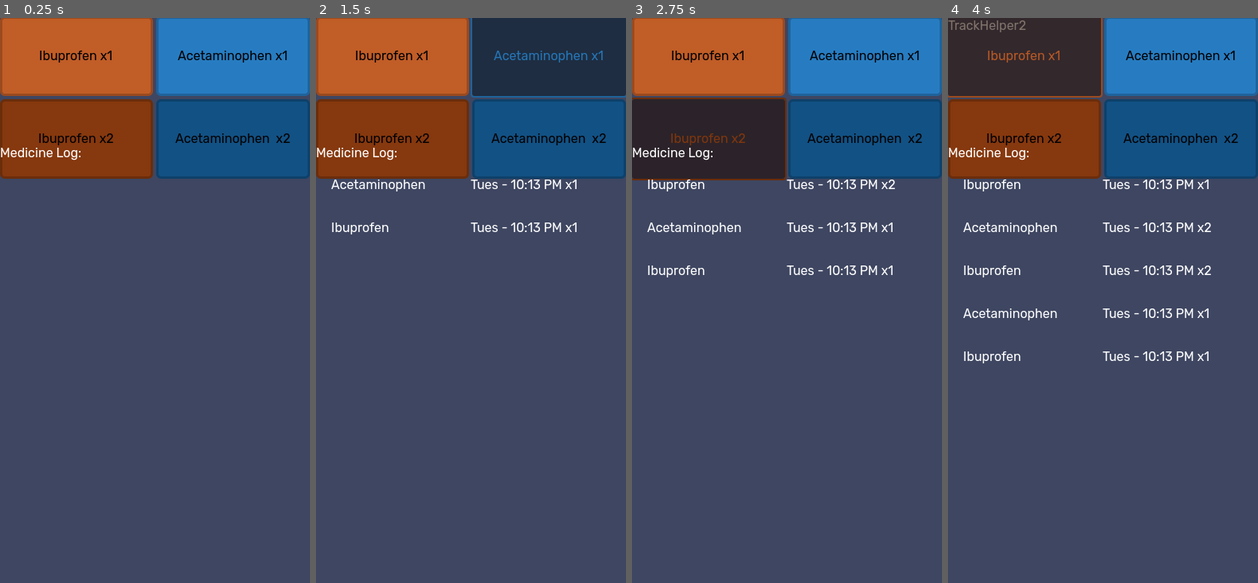
Above: before the commit, frames 1-4 (left to right).
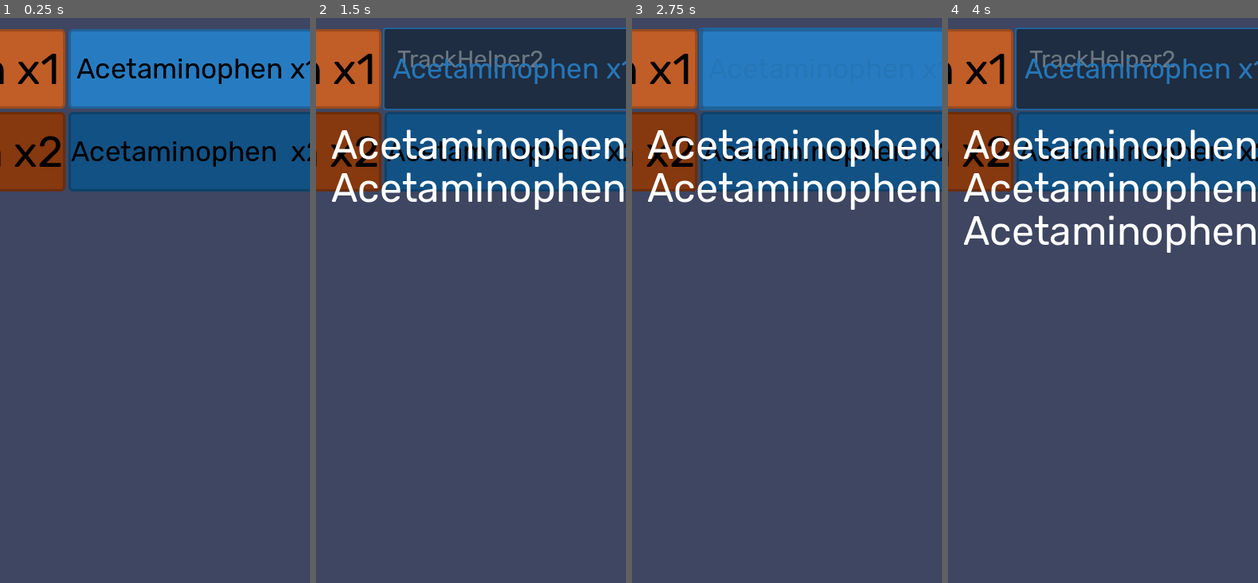
Above: after the commit, the same moments.

Repository: KTGoldwolf/TrackHelper
Game: Godot game, scene res://UnifiedLog.tscn
Two runs of this game, one before a commit and one after it. Both use one fixed random seed, a clock stepped at 60 frames per second and the inputs below.
Inputs (mouse positions are in pixels of both pictures, inside the frame that each line leads up to):
- Up to frame 1 (0.25 s): no input
- Up to frame 2 (1.5 s): click (393, 57) at 0.5 s, where only the run before the commit has a clickable "Ibuprofen x1"; click "Acetaminophen x1" at 1.25 s
- Up to frame 3 (2.75 s): click (709, 136) at 2 s, where only the run before the commit has a clickable "Ibuprofen x2"
- Up to frame 4 (4 s): click "Acetaminophen x2" at 2.75 s; click (1025, 57) at 3.5 s, where only the run before the commit has a clickable "Ibuprofen x1"

The runs differ from the first frame. In frame 1, 18% of the frame differs, in the area x 0-100%, y 0-31%; in frame 2, 19%; in frame 3, 21%; in frame 4, 26%, in the area x 0-100%, y 0-62%.

Commit message:
Updated layout for a bigger font

Diff:
--- a/TimeEntry.gd
+++ b/TimeEntry.gd
@@ -1,7 +1,9 @@
 extends Control
 
-@onready var TimeDateLabel : Label = $HBoxContainer/TimeDateText
-@onready var NameLabel : Label = $HBoxContainer/NameLabel
+@onready var TimeDateLabel : Label = $HBoxContainer/LayoutController/TimeDateText
+@onready var NameLabel : Label = $HBoxContainer/LayoutController/NameLabel
+@onready var TakenLabel : Label = $HBoxContainer/LayoutController/TakenLabel
+
 var AttachedTime : Dictionary
 var Times : Dictionary
 var Name : String
@@ -18,6 +20,7 @@
 	else:
 		TimeDateLabel.text = "Time data corrupted"
 	setNameLabel()
+	setTakenLabel()
 
 func saveToFile(file: FileAccess) -> void:
 	file.store_line(var_to_str(Name))
@@ -33,22 +36,27 @@
 	Taken = taken
 	Times = Time.get_datetime_dict_from_system()
 	TimeDateLabel.text = getFormattedDateTimeString(Time.get_datetime_dict_from_system())
+	setTakenLabel()
 
 func setupCurrentTimeWithTakenAndName(taken: int, name: String):
 	Taken = taken
 	Times = Time.get_datetime_dict_from_system()
 	Name = name
 	setNameLabel()
+	setTakenLabel()
 	TimeDateLabel.text = getFormattedDateTimeString(Time.get_datetime_dict_from_system())
 
 func setNameLabel():
 	NameLabel.text = Name
 
+func setTakenLabel():
+	TakenLabel.text = "x" + str(Taken)
+
 func setupFromDateTimeObject(dateTime: Dictionary):
 	TimeDateLabel.text = getFormattedDateTimeString(dateTime)
 
 func getFormattedDateTimeString(dateTime : Dictionary) -> String:
-	var timestring = getDay(dateTime.get("weekday")) + " - " + getAmPmHour(dateTime.get("hour")) + ":" + getMinutes(dateTime.get("minute")) + " " + getAmPm(dateTime.get("hour")) + " x" + str(Taken)
+	var timestring = getDay(dateTime.get("weekday")) + " - " + getAmPmHour(dateTime.get("hour")) + ":" + getMinutes(dateTime.get("minute")) + " " + getAmPm(dateTime.get("hour"))
 	return timestring
 
 func getAmPmHour(hour:int) -> String:
@@ -81,6 +89,6 @@
 		return "Fri"
 	if (dayNumber == 6):
 		return "Sat"
-	if (dayNumber == 7):
+	if (dayNumber == 0):
 		return "Sun"
 	return "Someday"
--- a/TimeEntry.tscn
+++ b/TimeEntry.tscn
@@ -1,65 +1,68 @@
-[gd_scene load_steps=5 format=2]
+[gd_scene load_steps=5 format=3 uid="uid://dkaf25t8n5ja1"]
 
-[ext_resource path="res://TrashIconSmall.png" type="Texture2D" id=1]
-[ext_resource path="res://TrackHelperTheme.tres" type="Theme" id=2]
-[ext_resource path="res://TimeEntry.gd" type="Script" id=3]
-[ext_resource path="res://THFontBig.tres" type="FontFile" id=4]
+[ext_resource type="Texture2D" uid="uid://jdmvj8a57qnl" path="res://TrashIconSmall.png" id="1"]
+[ext_resource type="Theme" uid="uid://l8fwm7ritkr8" path="res://TrackHelperTheme.tres" id="2"]
+[ext_resource type="Script" path="res://TimeEntry.gd" id="3"]
+[ext_resource type="FontFile" path="res://THFontBig.tres" id="4"]
 
 [node name="TimeEntry" type="Control"]
+custom_minimum_size = Vector2(0, 50)
+layout_mode = 3
+anchors_preset = 10
 anchor_right = 1.0
 offset_bottom = 50.0
 grow_horizontal = 0
 grow_vertical = 0
-custom_minimum_size = Vector2( 0, 50 )
-theme = ExtResource( 2 )
-script = ExtResource( 3 )
-__meta__ = {
-"_edit_use_anchors_": false
-}
+theme = ExtResource("2")
+script = ExtResource("3")
 
 [node name="HBoxContainer" type="Control" parent="."]
+anchors_preset = 0
 anchor_right = 1.0
 offset_bottom = 47.0
 size_flags_horizontal = 3
 size_flags_vertical = 3
 
-[node name="NameLabel" type="Label" parent="HBoxContainer"]
-offset_right = 360.0
-offset_bottom = 47.0
-grow_horizontal = 0
-grow_vertical = 0
-custom_minimum_size = Vector2( 100, 0 )
+[node name="LayoutController" type="HBoxContainer" parent="HBoxContainer"]
+layout_mode = 0
+offset_right = 40.0
+offset_bottom = 40.0
+
+[node name="NameLabel" type="Label" parent="HBoxContainer/LayoutController"]
+custom_minimum_size = Vector2(400, 0)
+layout_mode = 2
 size_flags_vertical = 1
-theme_override_fonts/font = ExtResource( 4 )
-text = "Candy"
-__meta__ = {
-"_edit_use_anchors_": false
-}
+theme_override_fonts/font = ExtResource("4")
+theme_override_font_sizes/font_size = 50
+text = "NameHere"
 
-[node name="TimeDateText" type="Label" parent="HBoxContainer"]
-anchor_left = 0.5
-anchor_right = 1.0
-offset_bottom = 47.0
-custom_minimum_size = Vector2( 100, 0 )
+[node name="TakenLabel" type="Label" parent="HBoxContainer/LayoutController"]
+custom_minimum_size = Vector2(100, 0)
+layout_mode = 2
+size_flags_vertical = 1
+theme_override_fonts/font = ExtResource("4")
+theme_override_font_sizes/font_size = 50
+text = "x1"
+
+[node name="TimeDateText" type="Label" parent="HBoxContainer/LayoutController"]
+custom_minimum_size = Vector2(100, 0)
+layout_mode = 2
 size_flags_horizontal = 3
 size_flags_vertical = 1
-theme_override_fonts/font = ExtResource( 4 )
+size_flags_stretch_ratio = 2.0
+theme_override_fonts/font = ExtResource("4")
+theme_override_font_sizes/font_size = 50
 text = "Date Time Example"
-__meta__ = {
-"_edit_use_anchors_": false
-}
 
 [node name="TextureButton" type="TextureButton" parent="."]
 visible = false
+layout_mode = 0
 anchor_left = 1.0
 anchor_right = 1.0
 offset_left = -42.0
 offset_bottom = 48.0
-texture_normal = ExtResource( 1 )
-texture_pressed = ExtResource( 1 )
-texture_hover = ExtResource( 1 )
-texture_disabled = ExtResource( 1 )
-texture_focused = ExtResource( 1 )
-__meta__ = {
-"_edit_use_anchors_": false
-}
+texture_normal = ExtResource("1")
+texture_pressed = ExtResource("1")
+texture_hover = ExtResource("1")
+texture_disabled = ExtResource("1")
+texture_focused = ExtResource("1")
--- a/UnifiedLog.gd
+++ b/UnifiedLog.gd
@@ -2,7 +2,7 @@
 
 const TimeEntryResource = preload("res://TimeEntry.tscn")
 @onready var LogContainer = $LogContainer
-@export var MaxEntries : int = 10
+@export var MaxEntries : int = 15
 var ENTRY_SAVE_DATA_PATH = "user://savefile.save"
 
 func _ready():
@@ -86,3 +86,6 @@
 
 func _on_Acetaminophen2_pressed():
 	create_entry("Acetaminophen", 2)
+
+func _on_med_3_log_pressed():
+	create_entry("Nurtec", 1)
--- a/UnifiedLog.tscn
+++ b/UnifiedLog.tscn
@@ -2,8 +2,8 @@
 
 [ext_resource type="FontFile" path="res://THFontBig.tres" id="1"]
 [ext_resource type="Theme" uid="uid://l8fwm7ritkr8" path="res://TrackHelperTheme.tres" id="2"]
-[ext_resource type="Texture2D" uid="uid://c47ga366ddt8n" path="res://sun.png" id="3"]
 [ext_resource type="Script" path="res://UnifiedLog.gd" id="4"]
+[ext_resource type="FontFile" uid="uid://bl8gbdunam2s8" path="res://button_font.tres" id="4_7jibe"]
 
 [node name="UnifiedLog" type="Control"]
 layout_mode = 3
@@ -25,35 +25,41 @@
 anchor_bottom = 0.05
 offset_bottom = -57.72
 
-[node name="Label" type="Label" parent="TitleAndInfo"]
-layout_mode = 0
-offset_right = 244.0
-offset_bottom = 47.0
+[node name="HBoxContainer2" type="VBoxContainer" parent="TitleAndInfo"]
+layout_mode = 1
+anchors_preset = 14
+anchor_top = 0.5
+anchor_right = 1.0
+anchor_bottom = 0.5
+offset_top = -8.14
+offset_bottom = 69.86
+grow_horizontal = 2
+grow_vertical = 2
+
+[node name="AppTitle" type="Label" parent="TitleAndInfo/HBoxContainer2"]
+layout_mode = 2
+size_flags_horizontal = 3
 theme_override_fonts/font = ExtResource("1")
+theme_override_font_sizes/font_size = 30
+horizontal_alignment = 1
+vertical_alignment = 2
+
+[node name="AppTitle2" type="Label" parent="TitleAndInfo/HBoxContainer2"]
+layout_mode = 2
+size_flags_horizontal = 3
+theme_override_fonts/font = ExtResource("1")
+theme_override_font_sizes/font_size = 30
 text = "TrackHelper2"
-
-[node name="HBoxContainer" type="HBoxContainer" parent="TitleAndInfo"]
-visible = false
-layout_mode = 0
-anchor_left = 1.0
-anchor_right = 1.0
-offset_left = -217.0
-offset_bottom = 64.0
-grow_horizontal = 0
-
-[node name="TextureRect" type="TextureRect" parent="TitleAndInfo/HBoxContainer"]
-layout_mode = 2
-texture = ExtResource("3")
-
-[node name="Label" type="Label" parent="TitleAndInfo/HBoxContainer"]
-layout_mode = 2
-text = "Help & Info"
+horizontal_alignment = 1
+vertical_alignment = 2
 
 [node name="ButtonSection" type="HBoxContainer" parent="."]
 layout_mode = 0
 anchor_top = 0.05
 anchor_right = 1.0
 anchor_bottom = 0.2
+offset_top = 16.0
+offset_bottom = 16.0
 grow_horizontal = 2
 grow_vertical = 2
 size_flags_horizontal = 3
@@ -68,39 +74,55 @@
 self_modulate = Color(0.756863, 0.364706, 0.152941, 1)
 custom_minimum_size = Vector2(0, 100)
 layout_mode = 2
+size_flags_vertical = 3
+theme_override_fonts/font = ExtResource("4_7jibe")
+theme_override_font_sizes/font_size = 55
 text = "Ibuprofen x1"
 
 [node name="Ibuprofen2" type="Button" parent="ButtonSection/Ibuprofen"]
 self_modulate = Color(0.52549, 0.219608, 0.054902, 1)
 custom_minimum_size = Vector2(0, 100)
 layout_mode = 2
+size_flags_vertical = 3
+theme_override_fonts/font = ExtResource("4_7jibe")
+theme_override_font_sizes/font_size = 55
 text = "Ibuprofen x2"
 
 [node name="Acetaminophen" type="VBoxContainer" parent="ButtonSection"]
 layout_mode = 2
 size_flags_horizontal = 3
-size_flags_vertical = 3
 
 [node name="Acetaminophen1" type="Button" parent="ButtonSection/Acetaminophen"]
 self_modulate = Color(0.152941, 0.486275, 0.756863, 1)
 custom_minimum_size = Vector2(0, 100)
 layout_mode = 2
+size_flags_vertical = 3
+theme_override_fonts/font = ExtResource("4_7jibe")
+theme_override_font_sizes/font_size = 35
 text = "Acetaminophen x1"
 
 [node name="Acetaminophen2" type="Button" parent="ButtonSection/Acetaminophen"]
 self_modulate = Color(0.0705882, 0.317647, 0.517647, 1)
 custom_minimum_size = Vector2(0, 100)
 layout_mode = 2
+size_flags_vertical = 3
+theme_override_fonts/font = ExtResource("4_7jibe")
+theme_override_font_sizes/font_size = 35
 text = "Acetaminophen  x2"
 
-[node name="LogLabel" type="Label" parent="."]
-layout_mode = 0
-anchor_top = 0.2
-anchor_bottom = 0.25
+[node name="Med3" type="VBoxContainer" parent="ButtonSection"]
+layout_mode = 2
 size_flags_horizontal = 3
-size_flags_vertical = 3
-theme_override_fonts/font = ExtResource("1")
-text = "Medicine Log:"
+
+[node name="Med3Log" type="Button" parent="ButtonSection/Med3"]
+self_modulate = Color(0.631373, 0.466667, 0.823529, 1)
+custom_minimum_size = Vector2(200, 100)
+layout_mode = 2
+size_flags_vertical = 6
+size_flags_stretch_ratio = 2.0
+theme_override_fonts/font = ExtResource("4_7jibe")
+theme_override_font_sizes/font_size = 50
+text = "Nurtec x1"
 
 [node name="LogContainer" type="VBoxContainer" parent="."]
 layout_mode = 0
@@ -108,8 +130,11 @@
 anchor_top = 0.25
 anchor_right = 0.95
 anchor_bottom = 0.95
+offset_top = -70.0
+offset_bottom = -70.0
 
 [connection signal="pressed" from="ButtonSection/Ibuprofen/Ibuprofen1" to="." method="_on_Ibuprofen1_pressed"]
 [connection signal="pressed" from="ButtonSection/Ibuprofen/Ibuprofen2" to="." method="_on_Ibuprofen2_pressed"]
 [connection signal="pressed" from="ButtonSection/Acetaminophen/Acetaminophen1" to="." method="_on_Acetaminophen1_pressed"]
 [connection signal="pressed" from="ButtonSection/Acetaminophen/Acetaminophen2" to="." method="_on_Acetaminophen2_pressed"]
+[connection signal="pressed" from="ButtonSection/Med3/Med3Log" to="." method="_on_med_3_log_pressed"]
--- /dev/null
+++ b/button_font.tres
@@ -0,0 +1,72 @@
+[gd_resource type="FontFile" load_steps=2 format=3 uid="uid://bl8gbdunam2s8"]
+
+[ext_resource type="FontFile" uid="uid://18s01w2eimjq" path="res://Rubik-Regular.ttf" id="1_b8p0e"]
+
+[resource]
+fallbacks = Array[Font]([ExtResource("1_b8p0e")])
+cache/0/16/0/ascent = 0.0
+cache/0/16/0/descent = 0.0
+cache/0/16/0/underline_position = 0.0
+cache/0/16/0/underline_thickness = 0.0
+cache/0/16/0/scale = 1.0
+cache/0/16/0/kerning_overrides/16/0 = Vector2(0, 0)
+cache/0/16/0/kerning_overrides/50/0 = Vector2(0, 0)
+cache/0/16/0/kerning_overrides/12/0 = Vector2(0, 0)
+cache/0/16/0/kerning_overrides/14/0 = Vector2(0, 0)
+cache/0/16/0/kerning_overrides/100/0 = Vector2(0, 0)
+cache/0/16/0/kerning_overrides/30/0 = Vector2(0, 0)
+cache/0/50/0/ascent = 0.0
+cache/0/50/0/descent = 0.0
+cache/0/50/0/underline_position = 0.0
+cache/0/50/0/underline_thickness = 0.0
+cache/0/50/0/scale = 1.0
+cache/0/50/0/kerning_overrides/16/0 = Vector2(0, 0)
+cache/0/50/0/kerning_overrides/50/0 = Vector2(0, 0)
+cache/0/50/0/kerning_overrides/12/0 = Vector2(0, 0)
+cache/0/50/0/kerning_overrides/14/0 = Vector2(0, 0)
+cache/0/50/0/kerning_overrides/100/0 = Vector2(0, 0)
+cache/0/50/0/kerning_overrides/30/0 = Vector2(0, 0)
+cache/0/12/0/ascent = 0.0
+cache/0/12/0/descent = 0.0
+cache/0/12/0/underline_position = 0.0
+cache/0/12/0/underline_thickness = 0.0
+cache/0/12/0/scale = 1.0
+cache/0/12/0/kerning_overrides/16/0 = Vector2(0, 0)
+cache/0/12/0/kerning_overrides/50/0 = Vector2(0, 0)
+cache/0/12/0/kerning_overrides/12/0 = Vector2(0, 0)
+cache/0/12/0/kerning_overrides/14/0 = Vector2(0, 0)
+cache/0/12/0/kerning_overrides/100/0 = Vector2(0, 0)
+cache/0/12/0/kerning_overrides/30/0 = Vector2(0, 0)
+cache/0/14/0/ascent = 0.0
+cache/0/14/0/descent = 0.0
+cache/0/14/0/underline_position = 0.0
+cache/0/14/0/underline_thickness = 0.0
+cache/0/14/0/scale = 1.0
+cache/0/14/0/kerning_overrides/16/0 = Vector2(0, 0)
+cache/0/14/0/kerning_overrides/50/0 = Vector2(0, 0)
+cache/0/14/0/kerning_overrides/12/0 = Vector2(0, 0)
+cache/0/14/0/kerning_overrides/14/0 = Vector2(0, 0)
+cache/0/14/0/kerning_overrides/100/0 = Vector2(0, 0)
+cache/0/14/0/kerning_overrides/30/0 = Vector2(0, 0)
+cache/0/100/0/ascent = 0.0
+cache/0/100/0/descent = 0.0
+cache/0/100/0/underline_position = 0.0
+cache/0/100/0/underline_thickness = 0.0
+cache/0/100/0/scale = 1.0
+cache/0/100/0/kerning_overrides/16/0 = Vector2(0, 0)
+cache/0/100/0/kerning_overrides/50/0 = Vector2(0, 0)
+cache/0/100/0/kerning_overrides/12/0 = Vector2(0, 0)
+cache/0/100/0/kerning_overrides/14/0 = Vector2(0, 0)
+cache/0/100/0/kerning_overrides/100/0 = Vector2(0, 0)
+cache/0/100/0/kerning_overrides/30/0 = Vector2(0, 0)
+cache/0/30/0/ascent = 0.0
+cache/0/30/0/descent = 0.0
+cache/0/30/0/underline_position = 0.0
+cache/0/30/0/underline_thickness = 0.0
+cache/0/30/0/scale = 1.0
+cache/0/30/0/kerning_overrides/16/0 = Vector2(0, 0)
+cache/0/30/0/kerning_overrides/50/0 = Vector2(0, 0)
+cache/0/30/0/kerning_overrides/12/0 = Vector2(0, 0)
+cache/0/30/0/kerning_overrides/14/0 = Vector2(0, 0)
+cache/0/30/0/kerning_overrides/100/0 = Vector2(0, 0)
+cache/0/30/0/kerning_overrides/30/0 = Vector2(0, 0)
--- a/project.godot
+++ b/project.godot
@@ -23,7 +23,7 @@
 window/size/viewport_height=1480
 window/stretch/mode="2d"
 window/stretch/aspect="expand"
-window/handheld/orientation="portrait"
+window/handheld/orientation=1
 
 [physics]
 
@@ -31,4 +31,5 @@
 
 [rendering]
 
+textures/vram_compression/import_etc2_astc=true
 environment/defaults/default_environment="res://default_env.tres"
